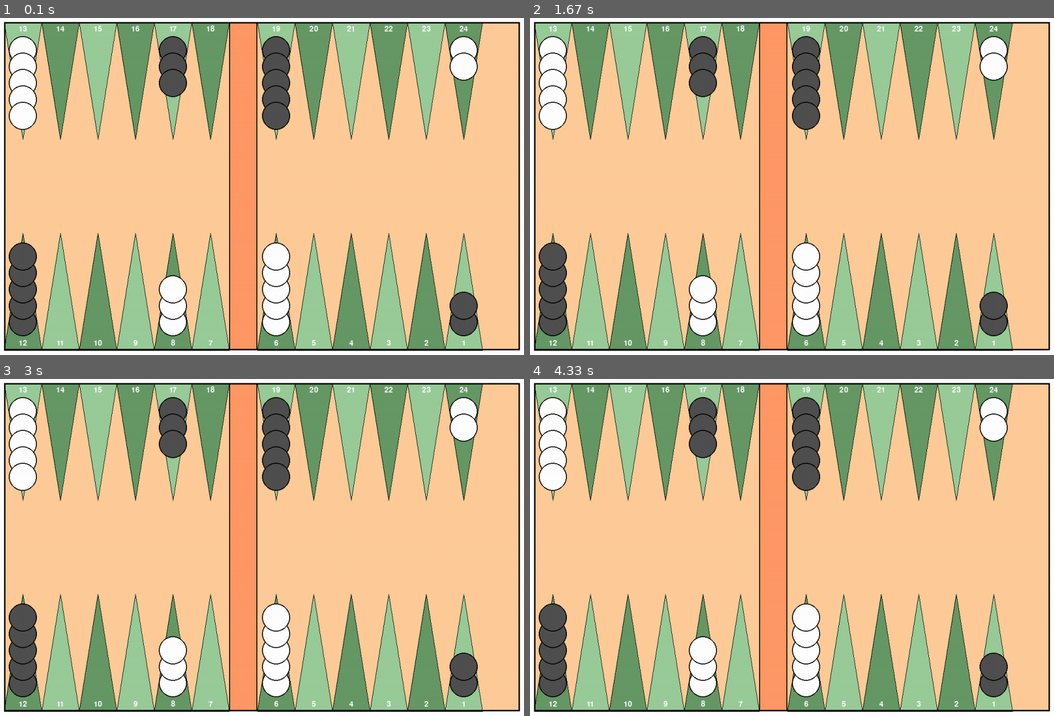
Above: before the commit, frames 1-4 (two rows, left to right).
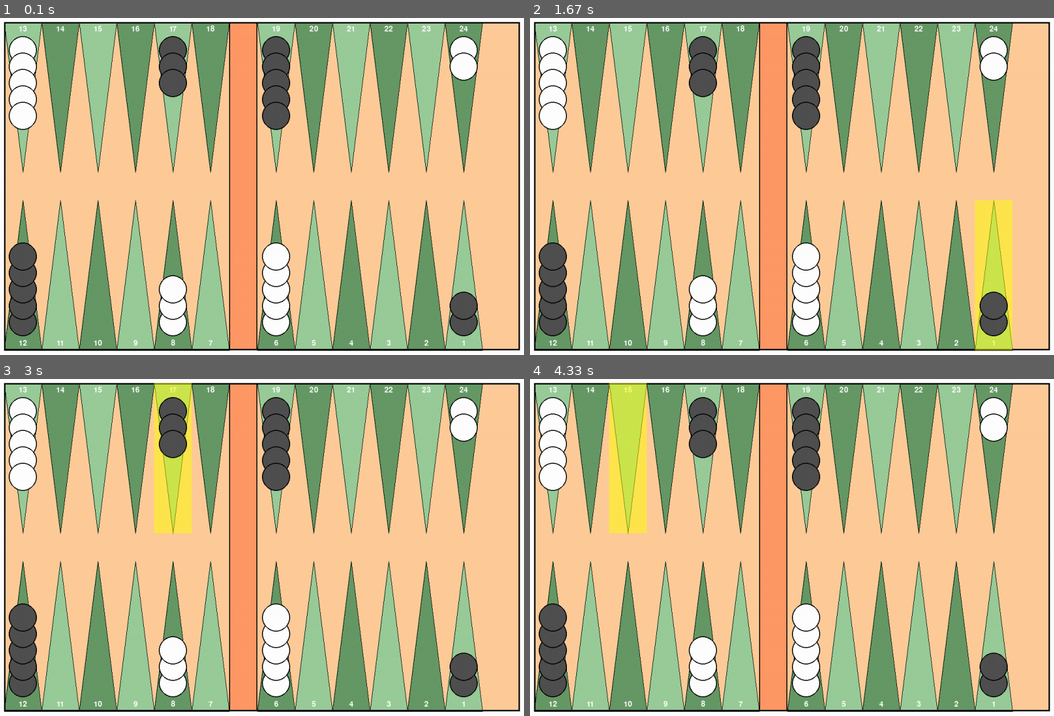
Above: after the commit, the same moments.

Repository: FraughtCoin/backgammon-training
Game: pygame game, started from main.py
Same seed, same stepped clock (60 frames per second), same inputs: the game is played once before the commit and once after it.
Inputs (mouse positions are in pixels of both pictures, inside the frame that each line leads up to):
- Up to frame 1 (0.1 s): no input
- Up to frame 2 (1.67 s): click (792, 186) at 0.38 s; click (797, 210) at 0.72 s; click (875, 55) at 1.05 s; click (996, 317) at 1.38 s
- Up to frame 3 (3 s): click (272, 422) at 1.72 s; click (235, 645) at 2.05 s; click (471, 689) at 2.38 s; click (183, 469) at 2.72 s
- Up to frame 4 (4.33 s): click (938, 513) at 3.05 s; click (964, 537) at 3.38 s; click (912, 480) at 3.72 s; click (629, 473) at 4.05 s

The runs differ from the first frame. In frame 1, 11% of the frame differs, in the area x 0-93%, y 1-99%; in frame 2, 13%; in frame 3, 13%; in frame 4, 14%.

Commit message:
Added click detection and line highlighting

Diff:
--- a/ui/board_renderer.py
+++ b/ui/board_renderer.py
@@ -1,5 +1,5 @@
 import pygame
-from typing import Tuple
+from typing import Tuple, Optional
 
 
 class BoardRenderer:
@@ -15,14 +15,17 @@
         self.bar_width = bar_width
         self.colors = colors
 
-    def draw_board(self):
+    def draw_board(self, selected_line: Optional[int]):
         """
         Draw the complete board.
+        Args:
+            selected_line: the line number to highlight or None
         """
         self._draw_background()
         self._draw_points()
         self._draw_bar()
         self._draw_border()
+        self._draw_highlight(selected_line)
 
     def _draw_background(self):
         """
@@ -84,9 +87,17 @@
                 point_index
             )
 
-    def _draw_triangle_down(self, x, y, width, height, color, point_num):
+    def _draw_triangle_down(self, x: int, y: int, width: int, height: int,
+                            color: Tuple[int, int, int], point_num: int):
         """
         Draw downward pointing triangle.
+        Args:
+            x: x-coordinate of top-left corner
+            y: y-coordinate of top-left corner
+            width: width of triangle base
+            height: height of triangle
+            color: RGB color tuple
+            point_num: point number to display
         """
         points = [
             (x, y),
@@ -101,9 +112,17 @@
         text_rect = text.get_rect(center=(x + width // 2, y + 15))
         self.screen.blit(text, text_rect)
 
-    def _draw_triangle_up(self, x, y, width, height, color, point_num):
+    def _draw_triangle_up(self, x: int, y: int, width: int, height: int,
+                            color: Tuple[int, int, int], point_num: int):
         """
         Draw upward pointing triangle.
+        Args:
+            x: x-coordinate of top-left corner
+            y: y-coordinate of top-left corner
+            width: width of triangle base
+            height: height of triangle
+            color: RGB color tuple
+            point_num: point number to display
         """
         points = [
             (x, y),
@@ -129,3 +148,70 @@
                         (bar_x, bar_y, self.bar_width, self.board_height))
         pygame.draw.rect(self.screen, self.colors['black'],
                         (bar_x, bar_y, self.bar_width, self.board_height), 2)
+
+    def _get_line_position(self, line) -> Tuple[int, int, bool]:
+        """
+        Get the center position of a line.
+        Args:
+            line: the line number (0-23)
+        Returns:
+            tuple of (x, y, is_top) where is_top indicates if line is on top
+            half
+        """
+        if line > 11:
+            is_top = True
+            visual_index = line - 12
+            x_offset = visual_index * self.point_width
+
+            if visual_index >= 6:
+                x_offset += self.bar_width
+
+            x = self.board_x + x_offset + self.point_width // 2
+            y = self.board_y
+        else:
+            is_top = False
+            visual_index = 11 - line
+            x_offset = visual_index * self.point_width
+
+            if visual_index >= 6:
+                x_offset += self.bar_width
+
+            x = self.board_x + x_offset + self.point_width // 2
+            y = self.board_y + self.board_height
+
+        return x, y, is_top
+
+    def _draw_highlight(self, selected_line: Optional[int]):
+        """
+        Draw highlight on selected point.
+        Args:
+            selected_line: the line number to highlight (0-23), or None
+        """
+        if selected_line is None:
+            return
+
+        line_x, line_y, is_top = self._get_line_position(selected_line)
+
+        highlight_surface = pygame.Surface((self.point_width,
+                                            self.point_height),
+                                            pygame.SRCALPHA)
+        highlight_surface.fill(self.colors['highlight'])
+
+        if is_top:
+            visual_index = selected_line - 12
+            x_offset = visual_index * self.point_width
+            if visual_index >= 6:
+                x_offset += self.bar_width
+
+            x = self.board_x + x_offset
+            y = self.board_y
+        else:
+            visual_index = 11 - selected_line
+            x_offset = visual_index * self.point_width
+            if visual_index >= 6:
+                x_offset += self.bar_width
+
+            x = self.board_x + x_offset
+            y = self.board_y + self.board_height - self.point_height
+
+        self.screen.blit(highlight_surface, (x, y))
--- a/ui/pygame_ui.py
+++ b/ui/pygame_ui.py
@@ -1,6 +1,6 @@
 import pygame
 import sys
-from typing import Tuple
+from typing import Tuple, Optional
 from game import BackgammonGame
 from .board_renderer import BoardRenderer
 from .token_renderer import TokenRenderer
@@ -18,7 +18,7 @@
     BOARD_HEIGHT = 700
 
     LINE_WIDTH = 80
-    LINE_HEIGHT = 250
+    LINE_HEIGHT = 320
     BAR_WIDTH = 60
 
     TOKEN_RADIUS = 30
@@ -35,6 +35,7 @@
         'board_background': (255, 204, 153),
         'point_light': (153, 204, 153),
         'point_dark': (102, 153, 102),
+        'highlight': (255, 255, 0, 128),
     }
 
     def __init__(self) -> None:
@@ -53,6 +54,8 @@
 
         self.board_x = self.BOARD_MARGIN
         self.board_y = self.BOARD_MARGIN
+
+        self.selected_line = None
 
         self.board_renderer = BoardRenderer(
             self.screen, self.board_x, self.board_y,
@@ -80,13 +83,66 @@
             elif event.type == pygame.KEYDOWN:
                 if event.key == pygame.K_ESCAPE:
                     self.running = False
+            elif event.type == pygame.MOUSEBUTTONDOWN:
+                if event.button == 1:
+                    self.handle_click(event.pos)
+
+    def handle_click(self, pos: Tuple[int, int]):
+        """
+        Handle mouse click events on the board
+        Args:
+            pos - tuple of (x, y) coordinates of the click
+        """
+        clicked_line = self.get_line_at_position(pos)
+        if clicked_line is not None:
+            if self.selected_line == clicked_line:
+                self.selected_line = None
+            else:
+                self.selected_line = clicked_line
+        else:
+            self.selected_line = None
+
+    def get_line_at_position(self, pos: Tuple[int, int]) -> Optional[int]:
+        """
+        Determine which line on the board was clicked
+        Args:
+            pos - tuple of (x, y) coordinates of the click
+        Returns:
+            line number (0-23) or None if click is outside board
+        """
+        x, y = pos
+        if not (self.board_x <= x <= self.board_x + self.BOARD_WIDTH
+                 and self.board_y <= y <= self.board_y + self.BOARD_HEIGHT):
+            return None
+
+        rel_x = x - self.board_x
+        rel_y = y - self.board_y
+        is_top = rel_y < self.BOARD_HEIGHT / 2
+
+        bar_start = 6 * self.LINE_WIDTH
+        bar_end = bar_start + self.BAR_WIDTH
+        if bar_start <= rel_x <= bar_end:
+            return None
+
+        if rel_x > bar_start:
+            rel_x -= self.BAR_WIDTH
+
+        column = int(rel_x / self.LINE_WIDTH)
+        if column < 0 or column >= 12:
+            return None
+
+        if is_top:
+            return 12 + column
+        else:
+            return 11 - column
+
 
     def update(self):
         pass
 
     def draw(self):
         self.screen.fill(self.COLORS['background'])
-        self.board_renderer.draw_board()
+        self.board_renderer.draw_board(self.selected_line)
         self.token_renderer.draw_all_tokens(self.game.get_board())
         pygame.display.flip()
 
